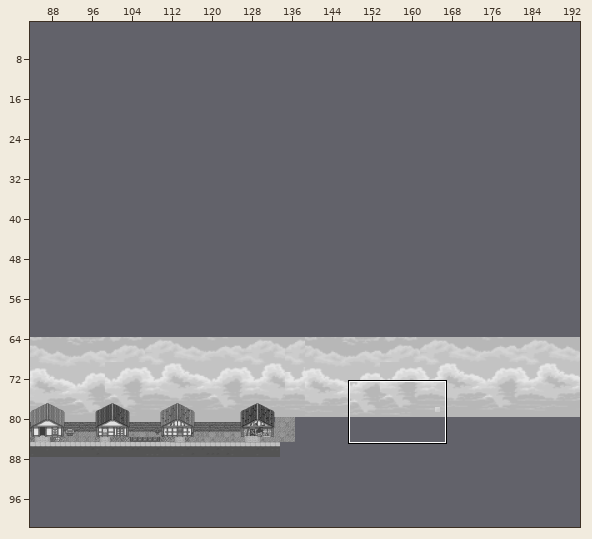
Two versions of a level (Tiled map, src/assets/map/game_map.tmx). Above: a wide view before the commit, with the close-up outlined.
Close-up. Old version:
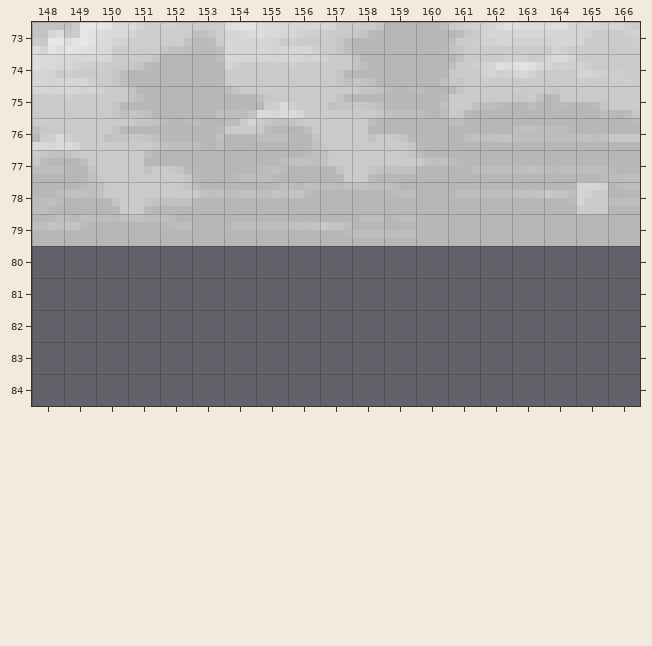
Cells are 16x16 px. Shown: x 148..166, y 73..84. The commit also changed other parts of the map, which this record leaves out.
After:
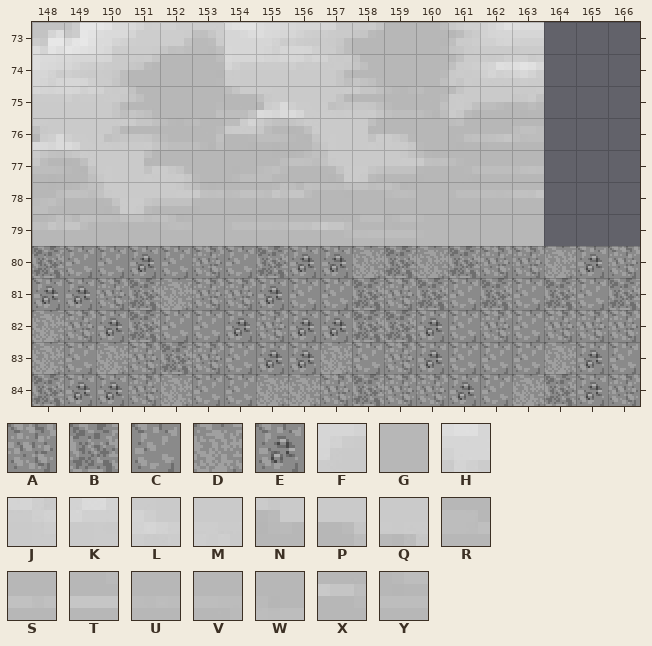
Key: from "buildings": A 19, B 20, C 21, D 22, E 23; from "sky": F 183, G 453, H 802, J 804, K 834, L 835, M 836, N 866, P 867, Q 868, R 898, S 899, T 900, U 930, V 931, W 932, X 962, Y 964.
_ is an empty cell, . an unchanged one.
The edit:
--- layer "sky"
@@ x 164..166 @@
-73 HFJ
-74 KLM
-75 NPQ
-76 RST
-77 UVW
-78 XFY
-79 GGG
+73 ___
+74 ___
+75 ___
+76 ___
+77 ___
+78 ___
+79 ___
--- layer "street"
@@ x 148..166 @@
-80 ___________________
-81 ___________________
-82 ___________________
-83 ___________________
-84 ___________________
+80 BCCECACBEEDBDBAADEA
+81 EEABDAAECCBABCBCBCB
+82 DAEBCCEAEEBBECACAAA
+83 DCDABACEEDCAECCCDEC
+84 BEEADCCDDABAAECDBEA
